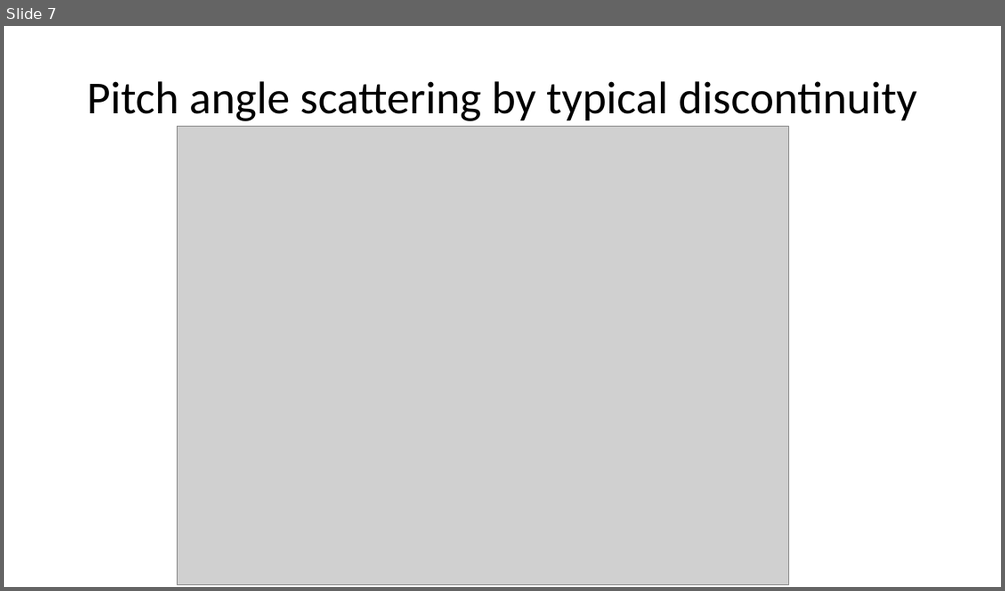
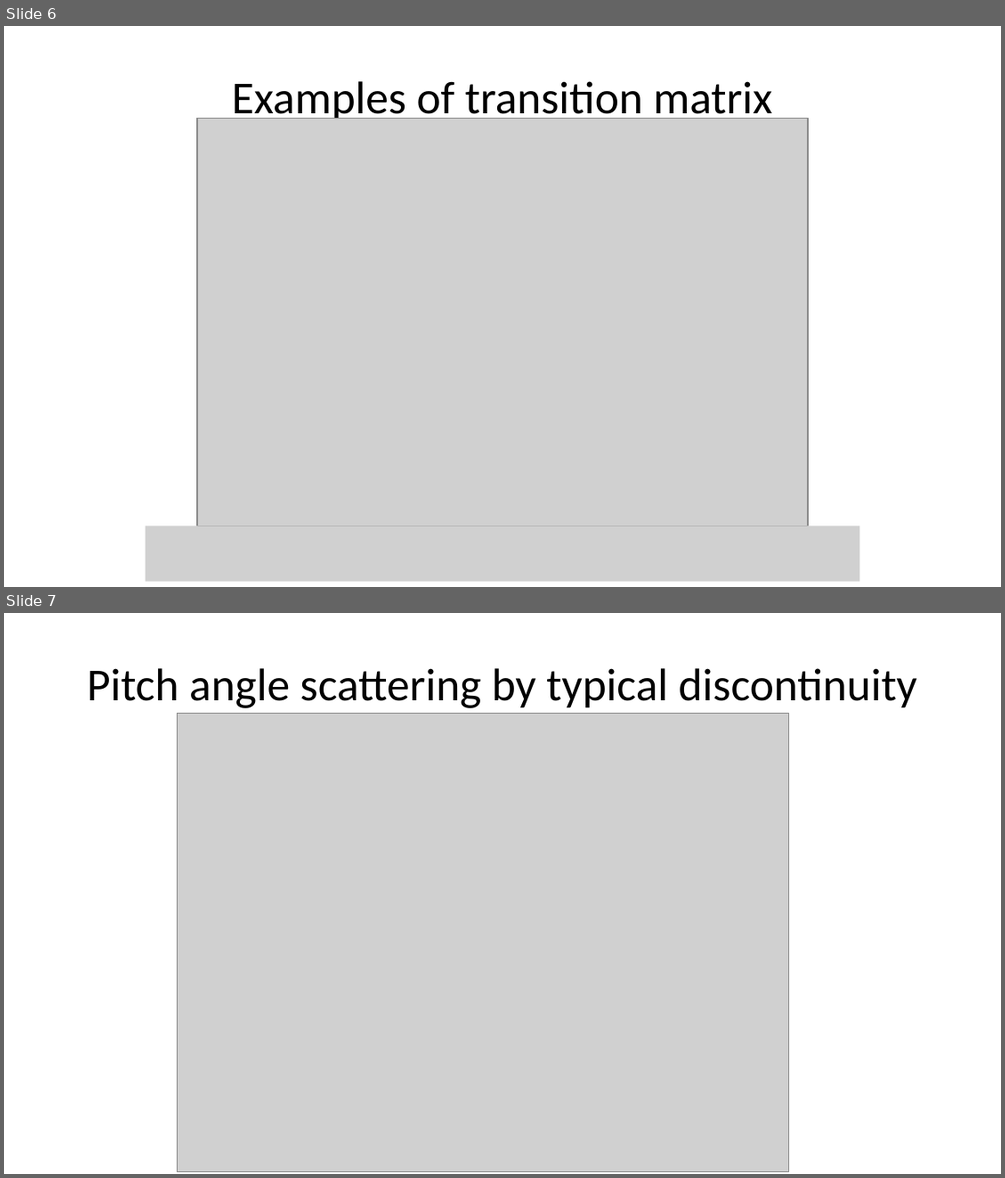
Before and after one commit to Beforerr/ion_scattering_by_SWD, a slide deck: presentations/grpMeeting_2024-10.pptx. Shown one above the other, each under a label of ours: slide 7 before the commit, slides 6 and 7 after it. The pictures are 1005x591 and 1005x1178 pixels, drawn with LibreOffice and Linux fonts; fonts in the diff are those of the drawing; grey boxes stand for pictures. Boxes give left, top, right and bottom in pixels: in the first picture for what was removed or moved away, otherwise in the second. Text is boxed around its words. In the diff, an @@ line names an element or a change of style, - is before the commit and + after.

```diff
--- a/presentations/grpMeeting_2024-10.pptx
+++ b/presentations/grpMeeting_2024-10.pptx
@@ slide 6 added at (x1=4, y1=26, x2=1001, y2=587), background #FFFFFF @@
@@ title added at (x1=232, y1=81, x2=772, y2=124), 33 pt, text #000000 @@
+Examples of transition matrix
@@ picture added at (x1=197, y1=119, x2=809, y2=526) @@
@@ picture added at (x1=146, y1=525, x2=860, y2=580) @@
```
Also in this commit, not shown: 1 other file.
